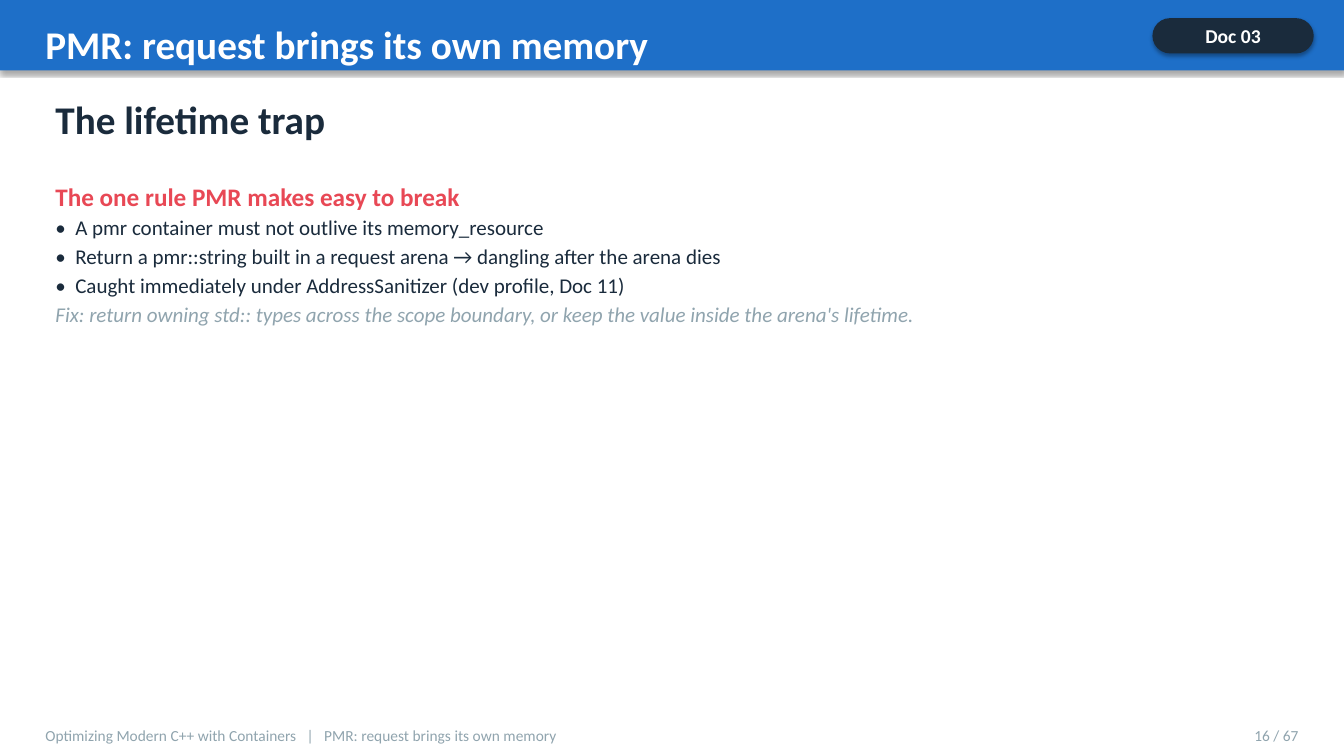
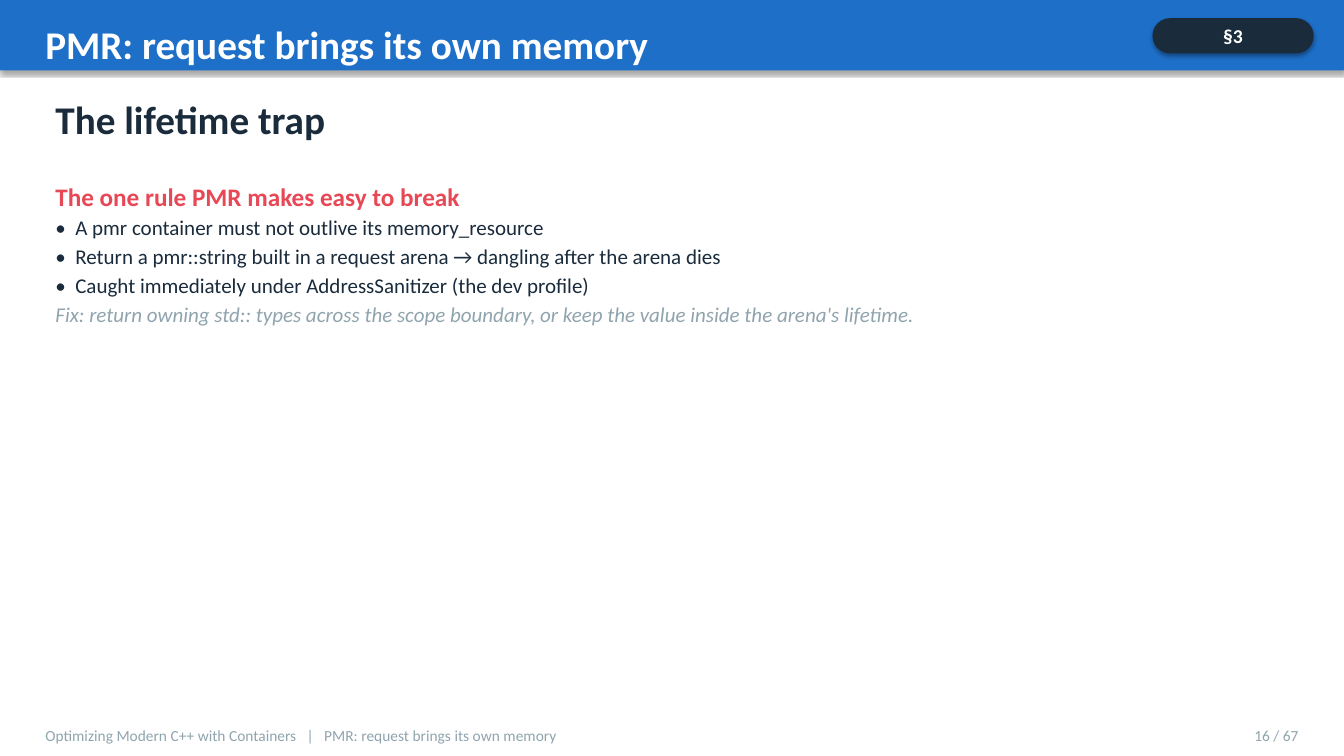
Before and after one commit to patterncatalyst/cpp-container-optimization-tutorial, a slide deck: slide 16 of presentation/cpp-statelessness-compendium.pptx. Drawn at 1344x756 pixels with LibreOffice and Linux fonts; fonts in the diff are those of the drawing. Boxes give left, top, right and bottom in pixels: in the first picture for what was removed or moved away, otherwise in the second. Text is boxed around its words. In the diff, an @@ line names an element or a change of style, - is before the commit and + after.

```diff
--- a/presentation/cpp-statelessness-compendium.pptx
+++ b/presentation/cpp-statelessness-compendium.pptx
@@ text at box(1223, 29, 1243, 44): text changed @@
-Doc 03
+§3
@@ text at box(75, 278, 589, 297): text changed @@
-• Caught immediately under AddressSanitizer (dev profile, Doc 11)
+• Caught immediately under AddressSanitizer (the dev profile)
```
Also in this commit, not shown: 44 other slides changed, 1 other file.
